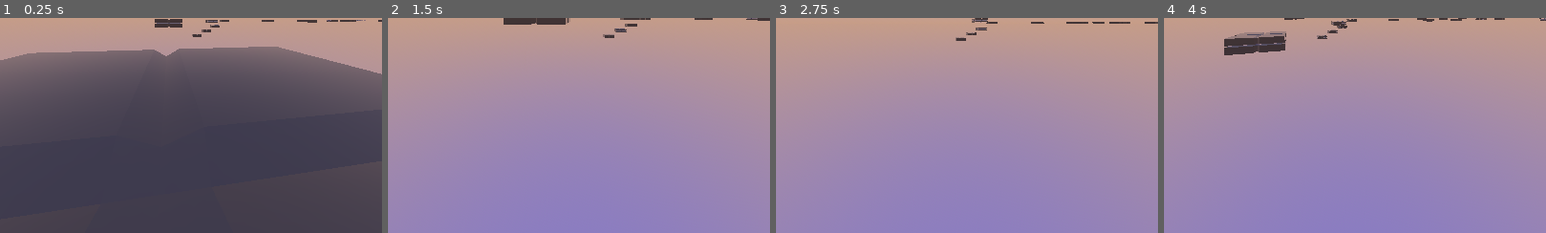
Above: before the commit, frames 1-4 (left to right).
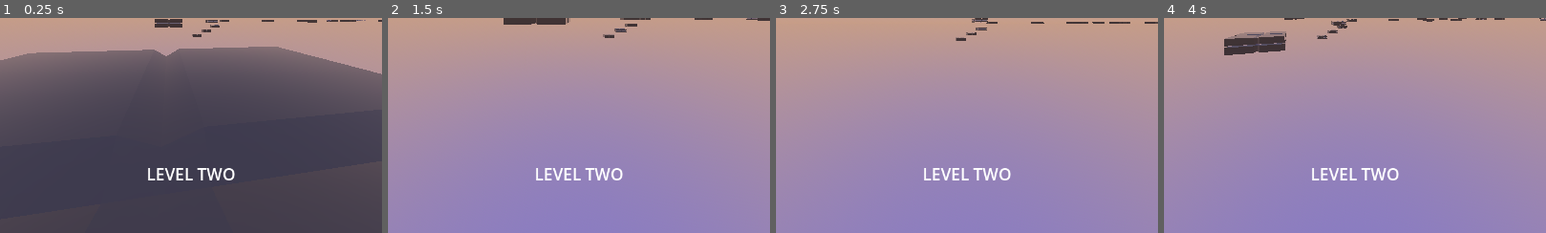
Above: after the commit, the same moments.

Repository: FireEntity1/skyhop
Game: Godot game, scene res://Scenes/Level2.tscn
Same seed, same stepped clock (60 frames per second), same inputs: the game is played once before the commit and once after it. This scene is started directly instead of the project's main scene.
Inputs (mouse positions are % of the whole screen's width and height, from its top left):
- Up to frame 1 (0.25 s): no input
- Up to frame 2 (1.5 s): tap Enter (ui_accept) at 0.5, 0.77 s; move the mouse to (55, 50) at 0.52 s; hold W (move_forwards) from 0.53 s (still down); tap Ctrl (ground_slam) at 0.6, 1.35 s; click (55, 50) at 0.67 s; move the mouse to (45, 50) at 1.27 s
- Up to frame 3 (2.75 s): keep holding W (move_forwards); tap Enter (ui_accept) at 1.52 s; move the mouse to (52, 48) at 2.02 s; tap Ctrl (ground_slam) at 2.1 s
- Up to frame 4 (4 s): keep holding W (move_forwards); move the mouse to (49, 52) at 2.77 s; tap Ctrl (ground_slam) at 2.85, 3.6 s; click (49, 52) at 2.92 s; tap Enter (ui_accept) at 3.02, 3.77 s; move the mouse to (57, 51) at 3.52 s
The pictures show only the part of the screen within x 26-76%, y 50-100%; the shares and areas given below are measured in that part.

The runs differ from the first frame. In frame 1, 0.6% of the frame differs, in the area x 38-62%, y 69-76%; in frame 2, 0.6%; in frame 3, 0.6%; in frame 4, 0.6%.

Commit message:
More levels

Diff:
--- a/Scenes/Level2.tscn
+++ b/Scenes/Level2.tscn
@@ -15,12 +15,17 @@
 ground_horizon_color = Color(0.772549, 0.611765, 0.533333, 1)
 ground_curve = 0.59714
 
-[sub_resource type="Sky" id="Sky_beke6"]
+[sub_resource type="Sky" id="Sky_kfyfd"]
 sky_material = SubResource("ProceduralSkyMaterial_8d73j")
 
 [sub_resource type="Environment" id="Environment_eabiy"]
 background_mode = 2
-sky = SubResource("Sky_beke6")
+sky = SubResource("Sky_kfyfd")
+
+[sub_resource type="Theme" id="Theme_j7ap4"]
+
+[sub_resource type="BoxShape3D" id="BoxShape3D_6b6og"]
+size = Vector3(8.90262, 7.81921, 8.05948)
 
 [node name="Level2" type="Node3D"]
 
@@ -108,3 +113,24 @@
 
 [node name="Platform22" parent="." instance=ExtResource("2_xonxn")]
 transform = Transform3D(3.70569, 0, 0, 0, 2.30147, 0, 0, 0, 3.70569, -22.1129, -0.257139, 135.01)
+
+[node name="Label" type="Label" parent="."]
+offset_left = 691.0
+offset_top = 785.0
+offset_right = 1067.0
+offset_bottom = 984.0
+scale = Vector2(1.48012, 1.48012)
+theme = SubResource("Theme_j7ap4")
+theme_type_variation = &"HeaderLarge"
+text = "LEVEL TWO"
+horizontal_alignment = 1
+vertical_alignment = 1
+
+[node name="EndPoint" type="Area3D" parent="."]
+transform = Transform3D(1.81183, 0, 0, 0, 1.81183, 0, 0, 0, 1.81183, -23.1068, 3.12662, 136.079)
+
+[node name="EndCollision" type="CollisionShape3D" parent="EndPoint"]
+transform = Transform3D(1, 0, 0, 0, 1, 0, 0, 0, 1, 0.856338, 1.01545, -0.696152)
+shape = SubResource("BoxShape3D_6b6og")
+
+[connection signal="body_entered" from="EndPoint" to="Player" method="_on_end_point_body_entered"]
--- /dev/null
+++ b/Scenes/Level3.tscn
@@ -0,0 +1,124 @@
+[gd_scene load_steps=9 format=3 uid="uid://cma7q81q6ntb3"]
+
+[ext_resource type="Script" path="res://Scripts/Player.gd" id="1_ynwbk"]
+[ext_resource type="PackedScene" uid="uid://rv2kgpgykjsh" path="res://Scenes/Platform1.tscn" id="2_6sgcm"]
+
+[sub_resource type="CapsuleShape3D" id="CapsuleShape3D_npa7n"]
+radius = 0.322304
+height = 1.37158
+
+[sub_resource type="ProceduralSkyMaterial" id="ProceduralSkyMaterial_8upuf"]
+sky_top_color = Color(0.237829, 0.288996, 0.360159, 1)
+sky_horizon_color = Color(0.624104, 0.526487, 0.314816, 1)
+sky_curve = 0.106066
+ground_bottom_color = Color(0.0546257, 0.0744381, 0.101866, 1)
+ground_horizon_color = Color(0.623529, 0.52549, 0.313726, 1)
+ground_curve = 0.342967
+
+[sub_resource type="Sky" id="Sky_beke6"]
+sky_material = SubResource("ProceduralSkyMaterial_8upuf")
+
+[sub_resource type="Environment" id="Environment_eskl1"]
+background_mode = 2
+sky = SubResource("Sky_beke6")
+
+[sub_resource type="BoxShape3D" id="BoxShape3D_ooobq"]
+size = Vector3(8.90262, 7.81921, 8.05948)
+
+[sub_resource type="Theme" id="Theme_si4va"]
+
+[node name="Level3" type="Node3D"]
+
+[node name="Player" type="CharacterBody3D" parent="."]
+transform = Transform3D(-0.129626, 0, -0.991563, 0, 1, 0, 0.991563, 0, -0.129626, 0, 1.12834, 0)
+script = ExtResource("1_ynwbk")
+
+[node name="PlayerCollision" type="CollisionShape3D" parent="Player"]
+transform = Transform3D(1, 0, 0, 0, 1, 0, 0, 0, 1, 0, 0.613244, 0)
+shape = SubResource("CapsuleShape3D_npa7n")
+
+[node name="head" type="Node3D" parent="Player"]
+transform = Transform3D(1, 0, 0, 0, 1, 0, 0, 0, 1, 0, 0.935166, 0)
+
+[node name="PlayerCam" type="Camera3D" parent="Player/head"]
+transform = Transform3D(1, 0, 0, 0, 1, 0, 0, 0, 1, 0.0113506, 0.0689784, 0.0445242)
+current = true
+fov = 111.1
+
+[node name="WorldEnvironment" type="WorldEnvironment" parent="."]
+environment = SubResource("Environment_eskl1")
+
+[node name="Platform1" parent="." instance=ExtResource("2_6sgcm")]
+transform = Transform3D(2.13803, 0, 0, 0, 0.932462, 0, 0, 0, 2.13803, 0.132992, 0.0522611, 0.217227)
+
+[node name="Platform2" parent="." instance=ExtResource("2_6sgcm")]
+transform = Transform3D(0.972149, -0.234362, 0, 0.234362, 0.972149, 0, 0, 0, 1, 15.7289, 0, 3.9082)
+
+[node name="Platform3" parent="." instance=ExtResource("2_6sgcm")]
+transform = Transform3D(0.972149, -0.234362, 0, 0.234362, 0.972149, 0, 0, 0, 1, 31.7248, 1.69401, 3.9082)
+
+[node name="Platform4" parent="." instance=ExtResource("2_6sgcm")]
+transform = Transform3D(0.972149, -0.234362, 0, 0.234362, 0.972149, 0, 0, 0, 1, 45.027, 1.94395, 3.9082)
+
+[node name="Platform5" parent="." instance=ExtResource("2_6sgcm")]
+transform = Transform3D(0.972149, -0.234362, 0, 0.226555, 0.939767, -0.255952, 0.0599853, 0.248824, 0.96669, 54.6911, 1.27745, 3.9082)
+
+[node name="Platform6" parent="." instance=ExtResource("2_6sgcm")]
+transform = Transform3D(0.972149, -0.234362, 0, 0.226555, 0.939767, -0.255952, 0.0599853, 0.248824, 0.96669, 60.4834, 2.23162, 13.3496)
+
+[node name="Platform7" parent="." instance=ExtResource("2_6sgcm")]
+transform = Transform3D(0.972149, -0.234362, 0, 0.226555, 0.939767, -0.255952, 0.0599853, 0.248824, 0.96669, 67.4077, 3.98948, 23.2287)
+
+[node name="Platform8" parent="." instance=ExtResource("2_6sgcm")]
+transform = Transform3D(0.972149, -0.234362, 0, 0.226555, 0.939767, -0.255952, 0.0599853, 0.248824, 0.96669, 88.097, 3.42797, 26.4153)
+
+[node name="Platform9" parent="." instance=ExtResource("2_6sgcm")]
+transform = Transform3D(0.973282, 0.200229, -0.112385, -0.166288, 0.952177, 0.256335, 0.158336, -0.230798, 0.960032, 106.316, 0.641299, 41.4764)
+
+[node name="Platform10" parent="." instance=ExtResource("2_6sgcm")]
+transform = Transform3D(0.973282, 0.200229, -0.112385, -0.166288, 0.952177, 0.256335, 0.158336, -0.230798, 0.960032, 123.53, -4.75684, 55.2043)
+
+[node name="Platform11" parent="." instance=ExtResource("2_6sgcm")]
+transform = Transform3D(0.973282, 0.200229, -0.112385, -0.166288, 0.952177, 0.256335, 0.158336, -0.230798, 0.960032, 139.127, -11.6602, 68.9977)
+
+[node name="Platform12" parent="." instance=ExtResource("2_6sgcm")]
+transform = Transform3D(0.952457, -0.271633, -0.137992, 0.277153, 0.960571, 0.0221271, 0.12654, -0.05932, 0.990186, 152.513, -9.076, 77.7536)
+
+[node name="Platform13" parent="." instance=ExtResource("2_6sgcm")]
+transform = Transform3D(0.999707, -0.0238697, 0.0041176, 0.018694, 0.868413, 0.49549, -0.015403, -0.495267, 0.868604, 150.349, -6.01571, 110.643)
+
+[node name="Platform15" parent="." instance=ExtResource("2_6sgcm")]
+transform = Transform3D(0.999707, -0.0238697, 0.0041176, 0.018694, 0.868413, 0.49549, -0.015403, -0.495267, 0.868604, 135.897, -4.70091, 129.963)
+
+[node name="Platform16" parent="." instance=ExtResource("2_6sgcm")]
+transform = Transform3D(0.999707, -0.0238697, 0.0041176, 0.018694, 0.868413, 0.49549, -0.015403, -0.495267, 0.868604, 123.594, -4.39318, 145.904)
+
+[node name="Platform17" parent="." instance=ExtResource("2_6sgcm")]
+transform = Transform3D(0.999707, -0.0238697, 0.0041176, 0.018694, 0.868413, 0.49549, -0.015403, -0.495267, 0.868604, 107.567, -4.86875, 166.122)
+
+[node name="Platform18" parent="." instance=ExtResource("2_6sgcm")]
+transform = Transform3D(0.999707, -0.0238697, 0.0041176, 0.018694, 0.868413, 0.49549, -0.015403, -0.495267, 0.868604, 93.6163, -5.06394, 190.555)
+
+[node name="Platform14" parent="." instance=ExtResource("2_6sgcm")]
+transform = Transform3D(2.40292, 0, 0, 0, 1.15438, 0, 0, 0, 2.40292, 85.1904, -6.01571, 223.051)
+
+[node name="EndPoint" type="Area3D" parent="."]
+transform = Transform3D(1.81183, 0, 0, 0, 1.81183, 0, 0, 0, 1.81183, 83.3313, -2.3896, 226.924)
+
+[node name="EndCollision" type="CollisionShape3D" parent="EndPoint"]
+transform = Transform3D(1, 0, 0, 0, 1, 0, 0, 0, 1, 0.856338, 1.01545, -0.696152)
+shape = SubResource("BoxShape3D_ooobq")
+
+[node name="Label" type="Label" parent="."]
+offset_left = 691.0
+offset_top = 785.0
+offset_right = 1067.0
+offset_bottom = 984.0
+scale = Vector2(1.48012, 1.48012)
+theme = SubResource("Theme_si4va")
+theme_type_variation = &"HeaderLarge"
+text = "LEVEL THREE"
+horizontal_alignment = 1
+vertical_alignment = 1
+
+[connection signal="body_entered" from="EndPoint" to="Player" method="_on_end_point_body_entered"]
--- a/Scripts/Player.gd
+++ b/Scripts/Player.gd
@@ -66,3 +66,5 @@
 		match get_tree().current_scene.name:
 			"Tutorial" : get_tree().change_scene_to_file("res://Scenes/Level1.tscn")
 			"Level1" : get_tree().change_scene_to_file("res://Scenes/Level2.tscn")
+			"Level2" : get_tree().change_scene_to_file("res://Scenes/Level3.tscn")
+			"Level3" : get_tree().change_scene_to_file("res://Scenes/Level4.tscn")
Not shown, removed: HDRI/industrial_sunset_puresky_8k.hdr.import
Not shown, removed: HDRI/overcast_soil_puresky_8k.hdr.import
Not shown: 1 places in Scenes/Level2.tscn that only renumber resources
Not shown, removed: HDRI/.DS_Store
Not shown, changed: HDRI/industrial_sunset_puresky_8k.hdr
Not shown, changed: HDRI/overcast_soil_puresky_8k.hdr
